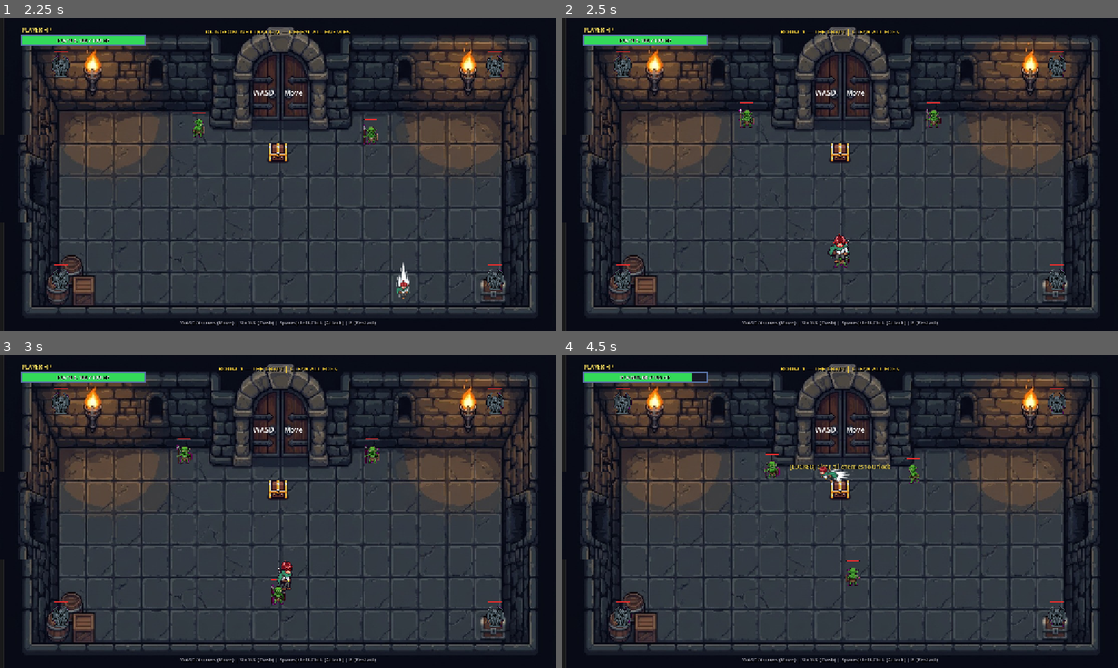
Above: before the commit, frames 1-4 (two rows, left to right).
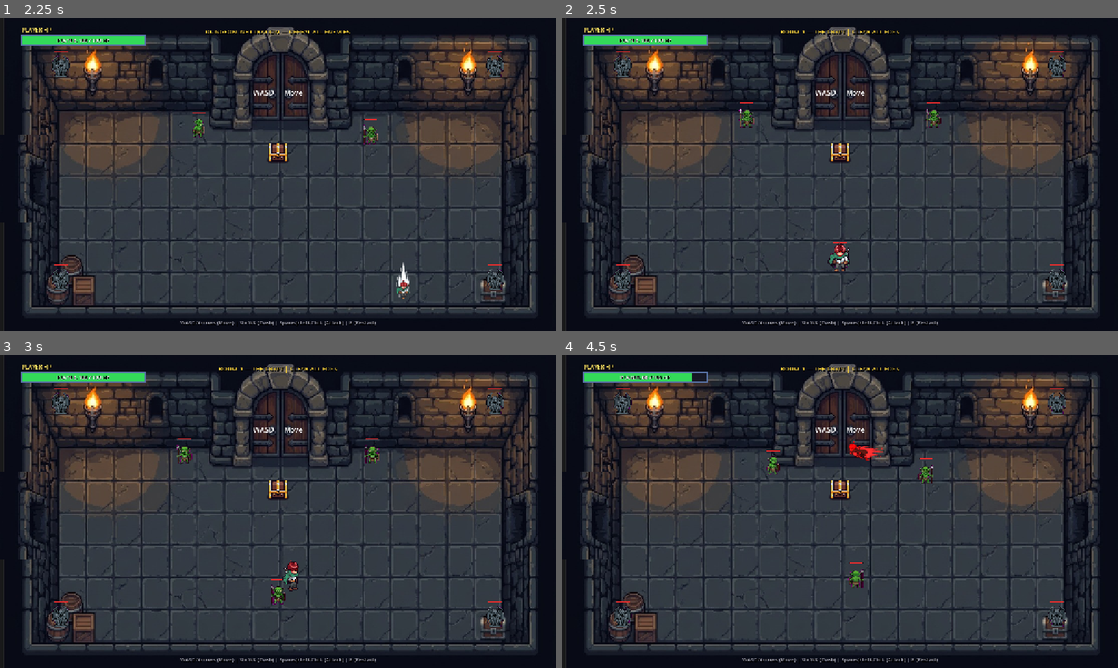
Above: after the commit, the same moments.

Repository: dakshshrivastava2025/SkillIssue.exe
Game: Godot game, scene res://scenes/title_screen.tscn
Same seed, same stepped clock (60 frames per second), same inputs: the game is played once before the commit and once after it. Sound files missing from this copy of the repository are replaced by a short silence.
Inputs (mouse positions are in pixels of both pictures, inside the frame that each line leads up to):
- Up to frame 1 (2.25 s): click "▶ START PLAYING" at 0.5 s; tap Enter (ui_accept) at 1.25, 1.52 s; move the mouse to (400, 158) at 1.27 s; hold Right (move_right) 1.28-2.03 s; hold J (attack) 1.28-2.03 s; click (400, 158) at 1.42 s; tap Shift (dash) at 1.55, 2.1 s; move the mouse to (166, 190) at 2.02 s; hold Down (move_down) from 2.03 s (still down)
- Up to frame 2 (2.5 s): keep holding Down (move_down); tap Enter (ui_accept) at 2.27 s; tap R at 2.3 s
- Up to frame 3 (3 s): move the mouse to (333, 442) at 2.77 s; release Down (move_down) at 2.78 s; hold Right (move_right) from 2.78 s (still down); hold J (attack) from 2.78 s (still down); tap R at 2.85 s
- Up to frame 4 (4.5 s): move the mouse to (812, 574) at 3.52 s; release Right (move_right) at 3.53 s; release J (attack) at 3.53 s; hold Up (move_up) 3.53-4.28 s; tap J (attack) at 3.6 s; click (812, 574) at 3.67 s; tap Enter (ui_accept) at 3.77 s; tap Shift (dash) at 3.8, 4.35 s; move the mouse to (1006, 558) at 4.27 s; hold Left (move_left) from 4.28 s (still down)

Frame 1 is identical in both runs. In frame 2, 0.4% of the frame differs, in the area x 32-68%, y 26-82%; in frame 3, 0.3%; in frame 4, 1.1%, in the area x 36-67%, y 27-75%.

Commit message:
fix: restore 25 base attack damage and 240 speed on restart, clear all director telemetry, and heal +20 HP below 75% on new level

Diff:
--- a/autoload/AIDirector.gd
+++ b/autoload/AIDirector.gd
@@ -175,6 +175,7 @@
 	reset()
 
 func reset() -> void:
+	current_room = 1
 	kills = 0
 	damage_dealt_total = 0.0
 	damage_taken_total = 0.0
--- a/scripts/game_manager.gd
+++ b/scripts/game_manager.gd
@@ -42,10 +42,19 @@
 					e.take_damage(9999.0)
 		elif event.keycode == KEY_R:
 			print("[GameManager] Restarting current run (R)...")
-			var p = get_tree().get_first_node_in_group("player")
-			if p and is_instance_valid(p) and p.has_method("reset_state"):
-				p.reset_state()
-			load_room(0)
+			restart_run()
+
+func restart_run() -> void:
+	var ai = get_node_or_null("/root/AIDirector")
+	if ai:
+		if ai.has_method("reset_full_session"):
+			ai.reset_full_session()
+		elif ai.has_method("reset"):
+			ai.reset()
+	var p = get_tree().get_first_node_in_group("player")
+	if p and is_instance_valid(p) and p.has_method("reset_state"):
+		p.reset_state()
+	load_room(0)
 
 ## Load a room by index (0-4).
 func load_room(index: int) -> void:
@@ -56,8 +65,14 @@
 
 	current_room_index = index
 
-	# If restarting from room 0, ensure player is fully restored
+	# If restarting from room 0, ensure all telemetry and player state are fully restored
 	if index == 0:
+		var ai = get_node_or_null("/root/AIDirector")
+		if ai:
+			if ai.has_method("reset_full_session"):
+				ai.reset_full_session()
+			elif ai.has_method("reset"):
+				ai.reset()
 		var p = get_tree().get_first_node_in_group("player")
 		if p and is_instance_valid(p) and p.has_method("reset_state"):
 			p.reset_state()
--- a/scripts/player/player_controller.gd
+++ b/scripts/player/player_controller.gd
@@ -11,12 +11,19 @@
 signal died()
 signal player_died()
 
-@export var max_health: float = 100.0
-@export var speed: float = 240.0
-@export var dash_speed: float = 650.0
-@export var dash_duration: float = 0.25
-@export var attack_damage: float = 25.0
-@export var attack_range: float = 65.0
+const BASE_MAX_HEALTH: float = 100.0
+const BASE_SPEED: float = 240.0
+const BASE_DASH_SPEED: float = 650.0
+const BASE_DASH_DURATION: float = 0.25
+const BASE_ATTACK_DAMAGE: float = 25.0
+const BASE_ATTACK_RANGE: float = 65.0
+
+@export var max_health: float = BASE_MAX_HEALTH
+@export var speed: float = BASE_SPEED
+@export var dash_speed: float = BASE_DASH_SPEED
+@export var dash_duration: float = BASE_DASH_DURATION
+@export var attack_damage: float = BASE_ATTACK_DAMAGE
+@export var attack_range: float = BASE_ATTACK_RANGE
 
 var health: float = 100.0:
 	get:
@@ -102,10 +109,23 @@
 	_is_on_ice = false
 	_ice_drift = Vector2.ZERO
 	damage_resistance = 0.0
-	attack_damage = 10.0
-	speed = 130.0
-	max_health = 100.0
+	attack_damage = BASE_ATTACK_DAMAGE
+	speed = BASE_SPEED
+	dash_speed = BASE_DASH_SPEED
+	dash_duration = BASE_DASH_DURATION
+	max_health = BASE_MAX_HEALTH
+	attack_range = BASE_ATTACK_RANGE
 	active_buffs.clear()
+	unlocked_abilities = {
+		"dash": true,
+		"attack_boost": false,
+		"health_boost": false,
+		"speed_boots": false
+	}
+	invert_controls = false
+	attack_spam_streak = 0
+	attack_count = 0
+	last_attack_time = 0.0
 	attack_cooldown = 0.0
 	_current_hp = max_health
 	health_changed.emit(_current_hp, max_health)
@@ -114,7 +134,35 @@
 	else:
 		modulate = Color.WHITE
 	_play_anim("idle")
-	print("[Player] State & Health reset to %.1f/%.1f" % [_current_hp, max_health])
+	print("[Player] State & Health fully reset to %.1f/%.1f (Damage: %.1f, Speed: %.1f)" % [_current_hp, max_health, attack_damage, speed])
+
+func heal(amount: float) -> void:
+	if is_dead or _current_hp <= 0.0:
+		return
+	var old_hp = _current_hp
+	_current_hp = min(max_health, _current_hp + amount)
+	health_changed.emit(_current_hp, max_health)
+	_play_heal_sfx_and_flash()
+	print("[Player] Healed for +%.1f HP! (%.1f -> %.1f/%.1f)" % [amount, old_hp, _current_hp, max_health])
+
+func check_level_start_heal() -> void:
+	# Heal +20 HP if current HP is below 75% of max HP on new level
+	if _current_hp < (max_health * 0.75):
+		var heal_amount: float = 20.0
+		heal(heal_amount)
+		var ai = get_node_or_null("/root/AIDirector")
+		if ai and ai.has_signal("director_intervention_triggered"):
+			ai.director_intervention_triggered.emit("heal", "New Level Respite: Below 75% HP -> Restored +20 HP!")
+
+func _play_heal_sfx_and_flash() -> void:
+	if ResourceLoader.exists("res://assets/hp-up.wav"):
+		var sfx = AudioStreamPlayer.new()
+		sfx.stream = load("res://assets/hp-up.wav")
+		sfx.volume_db = 0.0
+		add_child(sfx)
+		sfx.play()
+		sfx.finished.connect(func(): sfx.queue_free())
+	_flash_buff(Color(0.4, 2.0, 0.6, 1.0))
 
 func reset_health() -> void:
 	reset_state()
@@ -426,7 +474,7 @@
 	var message = ""
 	match chosen_buff:
 		"strength_buff", "attack_boost":
-			attack_damage = max(10.0, attack_damage - 8.0)
+			attack_damage = max(BASE_ATTACK_DAMAGE, attack_damage - 8.0)
 			message = "⚠️ CURSE: Boss shattered your STRENGTH BUFF! (-8 Attack Damage)"
 			print("[Player] Boss stripped strength buff! Attack damage is now %.1f" % attack_damage)
 		"resistance_buff", "frost_resistance":
@@ -434,11 +482,11 @@
 			message = "⚠️ CURSE: Boss shattered your RESISTANCE BUFF! (Lost 20% Resistance)"
 			print("[Player] Boss stripped resistance buff! Resistance is now %.0f%%" % (damage_resistance * 100.0))
 		"speed_boots":
-			speed = max(130.0, speed - 35.0)
+			speed = max(BASE_SPEED, speed - 35.0)
 			message = "⚠️ CURSE: Boss drained your SPEED BUFF! (-35 Movement Speed)"
 			print("[Player] Boss stripped speed buff! Movement speed is now %.1f" % speed)
 		"health_buff", "health_boost":
-			max_health = max(100.0, max_health - 20.0)
+			max_health = max(BASE_MAX_HEALTH, max_health - 20.0)
 			_current_hp = min(_current_hp, max_health)
 			health_changed.emit(_current_hp, max_health)
 			message = "⚠️ CURSE: Boss drained your VITALITY BUFF! (-20 Max HP)"
--- a/scripts/room_base.gd
+++ b/scripts/room_base.gd
@@ -53,6 +53,9 @@
 		if existing.get("is_dead") or existing.get("health") <= 0.0:
 			if existing.has_method("reset_state"):
 				existing.reset_state()
+		else:
+			if existing.has_method("check_level_start_heal"):
+				existing.check_level_start_heal()
 		return
 
 	# First time: create the player from player.tscn scene if available
